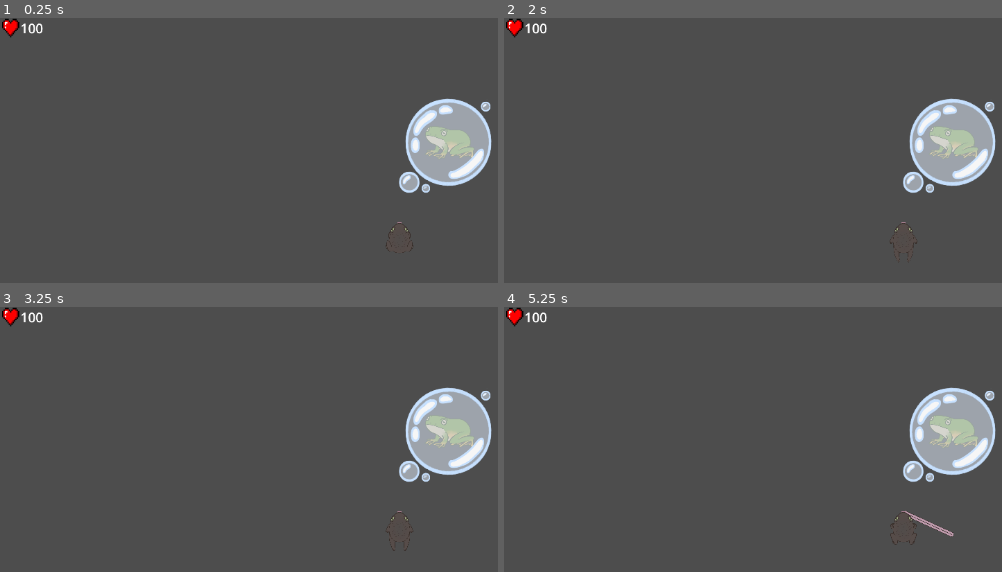
Above: before the commit, frames 1-4 (two rows, left to right).
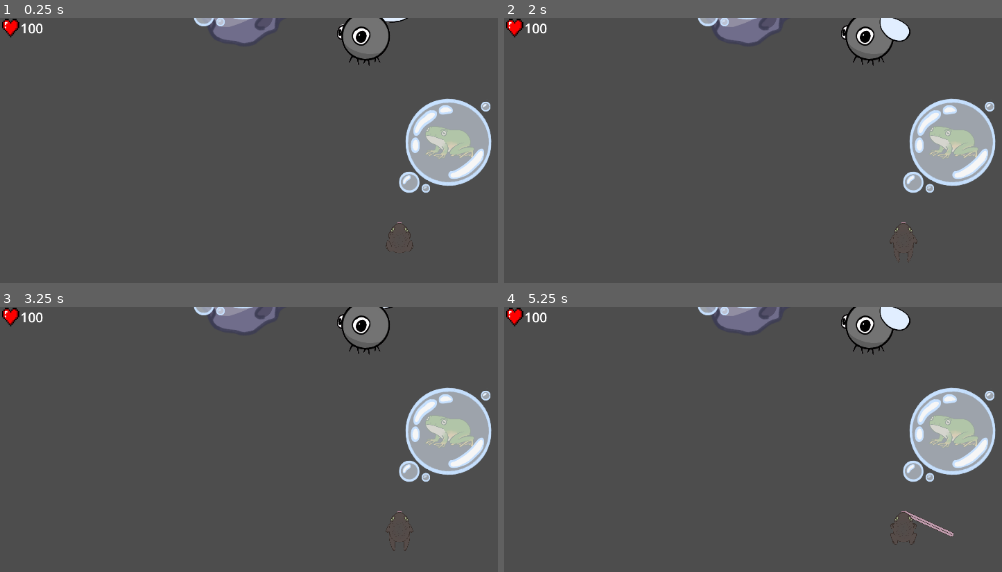
Above: after the commit, the same moments.

Repository: ygda-org/frog-jam
Game: Godot game, scene res://scenes/main.tscn
The game is run twice, just before and just after one commit, with the same random seed, the same clock (stepped at 60 frames per second) and the same inputs.
Inputs (mouse positions are in pixels of both pictures, inside the frame that each line leads up to):
- Up to frame 1 (0.25 s): no input
- Up to frame 2 (2 s): tap Enter at 0.5 s; move the mouse to (outside the picture) at 0.52 s; click (outside the picture) at 0.67 s; move the mouse to (743, 264) at 1.27 s; click (743, 264) at 1.42 s
- Up to frame 3 (3.25 s): move the mouse to (478, 431) at 2.02 s; click (478, 431) at 2.17 s; move the mouse to (outside the picture) at 2.77 s; click (outside the picture) at 2.92 s
- Up to frame 4 (5.25 s): move the mouse to (outside the picture) at 3.52 s; click (outside the picture) at 3.67 s; tap Space at 4.25 s; move the mouse to (663, 463) at 4.27 s; click (663, 463) at 4.42 s; tap Enter at 5 s; move the mouse to (942, 532) at 5.02 s; click (942, 532) at 5.17 s

The runs differ from the first frame. In frame 1, 2.3% of the frame differs, in the area x 38-82%, y 0-19%; in frame 2, 2.5%; in frame 3, 2.2%; in frame 4, 2.5%.

Commit message:
Fixed beginning spawn

Diff:
--- /dev/null
+++ b/scenes/test_creature.tscn
@@ -0,0 +1,15 @@
+[gd_scene load_steps=3 format=3 uid="uid://e7ms8n3h0fn3"]
+
+[ext_resource type="Texture2D" uid="uid://bj67ayqtvecn5" path="res://icon.svg" id="1_xsij3"]
+
+[sub_resource type="RectangleShape2D" id="RectangleShape2D_2ywbr"]
+size = Vector2(127, 129)
+
+[node name="TestCreature" type="StaticBody2D"]
+
+[node name="Sprite2D" type="Sprite2D" parent="."]
+texture = ExtResource("1_xsij3")
+
+[node name="CollisionShape2D" type="CollisionShape2D" parent="."]
+position = Vector2(0.5, -0.5)
+shape = SubResource("RectangleShape2D_2ywbr")
--- a/scripts/main.gd
+++ b/scripts/main.gd
@@ -28,8 +28,8 @@
 	else:
 		print("Error loading frog datas")
 
-	highest_spawn = camera.global_position.y - spawn_margin
-	spawn_up_to(camera.global_position.y - spawn_margin)
+	highest_spawn = camera.global_position.y - spawn_margin / 3
+	spawn_up_to(highest_spawn)
 
 func _process(delta: float) -> void:
 	var cam_top = camera.global_position.y - get_viewport_rect().size.y * 0.5
